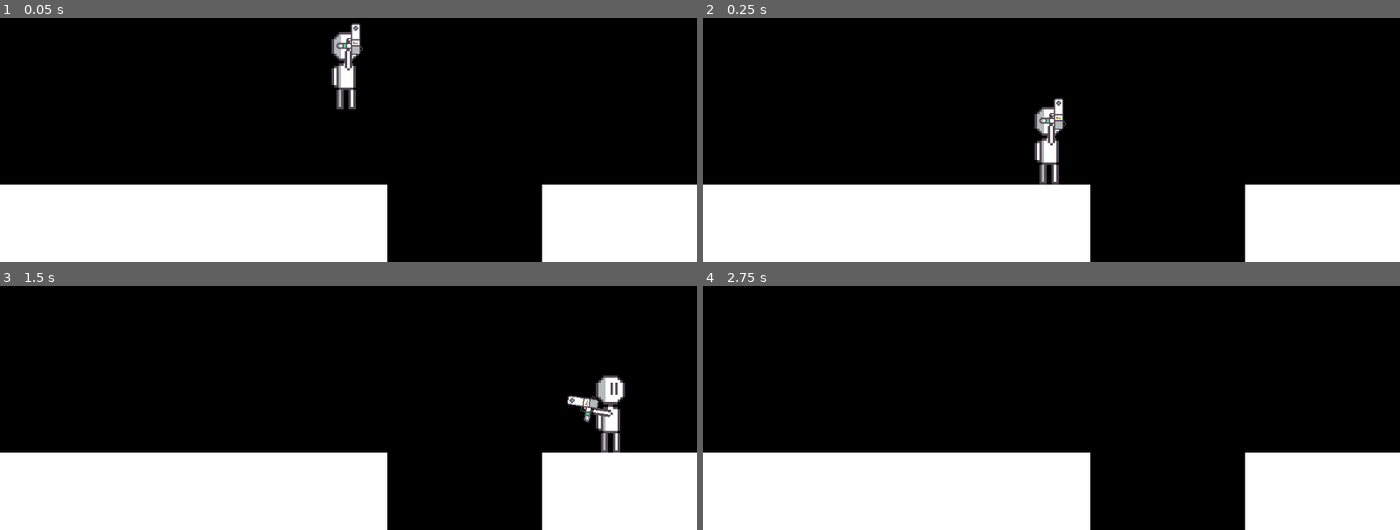
Above: before the commit, frames 1-4 (two rows, left to right).
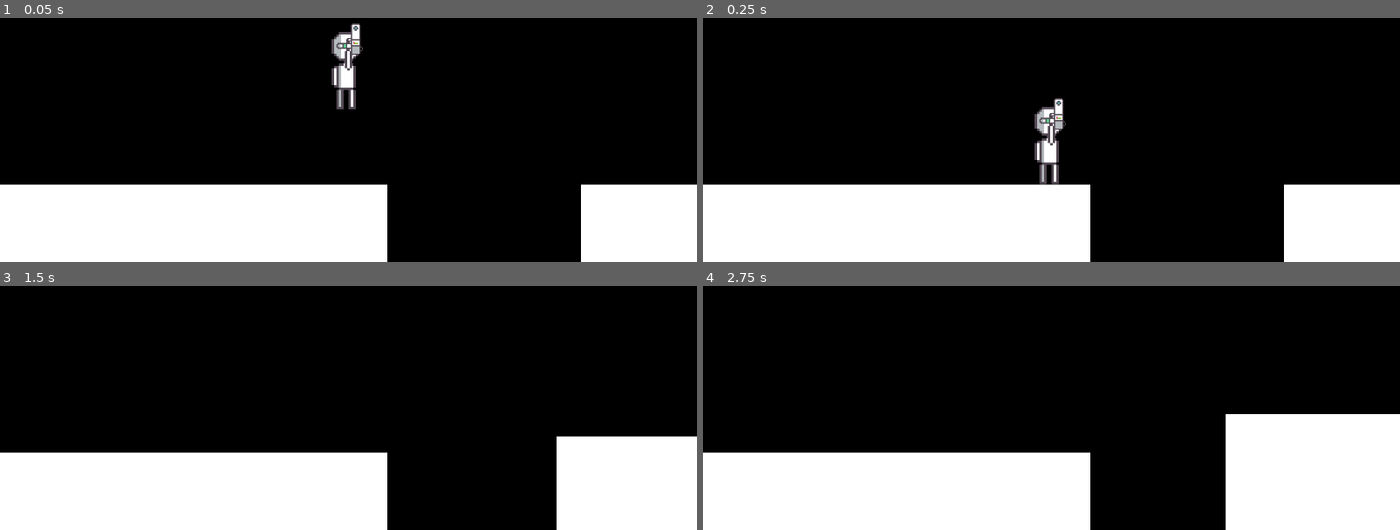
Above: after the commit, the same moments.

Repository: ShellShift/scaleshot
Game: Godot game, scene res://scenes/sandbox.tscn
Two runs of this game, one before a commit and one after it. Both use one fixed random seed, a clock stepped at 60 frames per second and the inputs below.
Inputs (mouse positions are in pixels of both pictures, inside the frame that each line leads up to):
- Up to frame 1 (0.05 s): no input
- Up to frame 2 (0.25 s): no input
- Up to frame 3 (1.5 s): move the mouse to (501, 315) at 0.52 s; press the mouse at (501, 315) at 0.53 s; hold D (right) from 0.53 s (still down); tap Space (jump) at 0.77 s; move the mouse to (209, 354) at 1.27 s; release the mouse at (209, 354) at 1.28 s; right-click (209, 354) at 1.35 s
- Up to frame 4 (2.75 s): tap Space (jump) at 1.52 s; move the mouse to (outside the picture) at 2.02 s; release D (right) at 2.03 s; press the mouse at (outside the picture) at 2.03 s; hold A (left) from 2.03 s (still down)

The runs differ from the first frame. In frame 1, 1.8% of the frame differs, in the area x 77-84%, y 68-100%; in frame 2, 1.8%; in frame 3, 3.2%; in frame 4, 4.9%, in the area x 74-100%, y 52-100%.

Commit message:
Scalable objects

Diff:
--- /dev/null
+++ b/prefabs/scalable.tscn
@@ -0,0 +1,7 @@
+[gd_scene load_steps=2 format=3 uid="uid://bi5q26obd5axc"]
+
+[ext_resource type="Script" path="res://scripts/scalable.gd" id="1_jll26"]
+
+[node name="Scalable" type="Node2D"]
+script = ExtResource("1_jll26")
+time = 1.0
--- a/scenes/sandbox.tscn
+++ b/scenes/sandbox.tscn
@@ -1,7 +1,8 @@
-[gd_scene load_steps=4 format=3 uid="uid://py60dolkwny4"]
+[gd_scene load_steps=5 format=3 uid="uid://py60dolkwny4"]
 
 [ext_resource type="PackedScene" uid="uid://bvvc8whmt1b3" path="res://prefabs/player.tscn" id="1_2y8fg"]
 [ext_resource type="Texture2D" uid="uid://eu8glqxb4fo" path="res://graphics/sprites/square.png" id="2_2aclb"]
+[ext_resource type="PackedScene" uid="uid://bi5q26obd5axc" path="res://prefabs/scalable.tscn" id="3_qvanu"]
 
 [sub_resource type="RectangleShape2D" id="RectangleShape2D_ssp7k"]
 size = Vector2(32, 32)
@@ -23,12 +24,18 @@
 [node name="CollisionShape" type="CollisionShape2D" parent="Floor"]
 shape = SubResource("RectangleShape2D_ssp7k")
 
+[node name="Scalable" parent="Floor" instance=ExtResource("3_qvanu")]
+multiplier = 2.0
+
 [node name="Floor2" type="StaticBody2D" parent="."]
-position = Vector2(112, 65)
-scale = Vector2(2, 1)
+position = Vector2(120, 65)
+scale = Vector2(1.5, 1)
 
 [node name="Sprite" type="Sprite2D" parent="Floor2"]
 texture = ExtResource("2_2aclb")
 
 [node name="CollisionShape" type="CollisionShape2D" parent="Floor2"]
 shape = SubResource("RectangleShape2D_ssp7k")
+
+[node name="Scalable" parent="Floor2" instance=ExtResource("3_qvanu")]
+multiplier = 2.0
--- /dev/null
+++ b/scripts/scalable.gd
@@ -0,0 +1,21 @@
+extends Node2D
+
+@export var multiplier: float
+@export var time: float
+var start_scale: Vector2
+var scale_state: int
+
+func _ready():
+	start_scale = $"..".scale
+
+func run(decrease):
+	if scale_state == 1 and !decrease: return
+	if scale_state == -1 and decrease: return
+	scale_state = -1 if decrease else 1
+	var new_scale = Vector2(multiplier, multiplier)
+	if decrease: new_scale = start_scale / new_scale
+	else: new_scale = start_scale * new_scale
+	var tween = create_tween()
+	tween.tween_property($"..", "scale", new_scale, time) \
+		.set_ease(Tween.EASE_IN_OUT) \
+		.set_trans(Tween.TRANS_SINE)
--- a/scripts/scaler_bullet.gd
+++ b/scripts/scaler_bullet.gd
@@ -11,5 +11,5 @@
 
 func _on_body_entered(body):
 	if body.has_node("Scalable"):
-		body.get_node("Scalable").scale(decrease)
+		body.get_node("Scalable").run(decrease)
 	queue_free()
